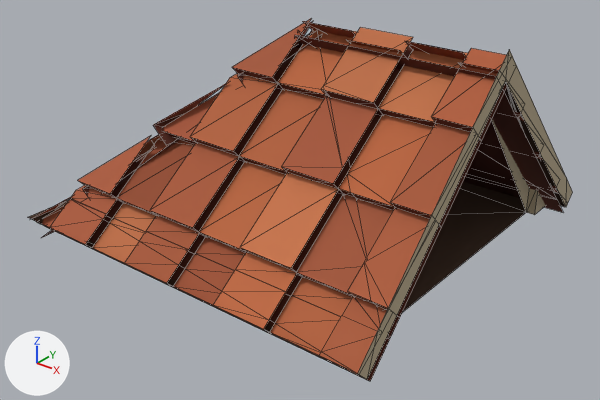
The glTF model houses/roof-gable-end-tile.glb as it was, and as the next commit left it.
One viewpoint serves both versions: a 50 mm camera at (1.289, -1.639, 1.056) aimed at (0.046, -0.085, 0.092). Every picture has the same lights, and +X, +Y and +Z are marked at lower left. The first picture is the older version. Mesh edges are drawn as thin lines. Vertices at exactly the same position are counted once.

Before the edit, the objects in view are built like this:
```python
me_roof_gable_end_tile = bpy.data.meshes.new('roof-gable-end-tile')
me_roof_gable_end_tile.from_pydata(...)  # 563 vertices, 413 faces; spans x -0.535..0.55, y -0.535..0.535, z -0.013..0.571
me_roof_gable_end_tile.materials.append(mat_roofing)
ob_roof_gable_end_tile = bpy.data.objects.new('roof-gable-end-tile', me_roof_gable_end_tile)
ob_roof_gable_end_tile.location = (0.0, 0.0, 0.0)
```
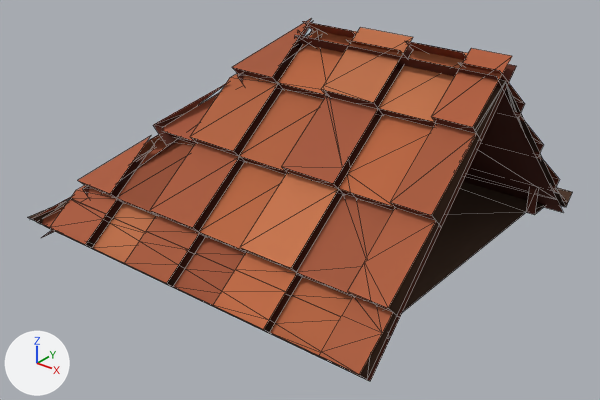
Boxes [x1, y1, x2, y2] around the edits, measured in the pictures (600 x 400 px):
part 1 of me_roof_gable_end_tile, deleted
    before: [358, 49, 572, 379]
part 2 of me_roof_gable_end_tile, recoloured
    both: [526, 188, 538, 215]

The change in detail:
me_roof_gable_end_tile is used by ob_roof_gable_end_tile; location (0.0, 0.0, 0.0).
me_roof_gable_end_tile had 563 vertices, 413 faces and spanned x -0.535..0.55, y -0.535..0.535, z -0.013..0.571.
me_roof_gable_end_tile now has 560 vertices, 403 faces and spans x -0.535..0.55, y -0.535..0.535, z -0.013..0.551.
Part 1, on me_roof_gable_end_tile:
3 vertices are removed from x 0.55, y -0.468..0.468, z 0.102..0.571.
10 faces are deleted.
me_roof_gable_end_tile part 2: 4 kept faces spanning x 0.475..0.5, y -0.4..0.4, z 0.0..0.1 get new vertex colours; the middle colour goes from beige #b6a78b to brown #5a2616.
